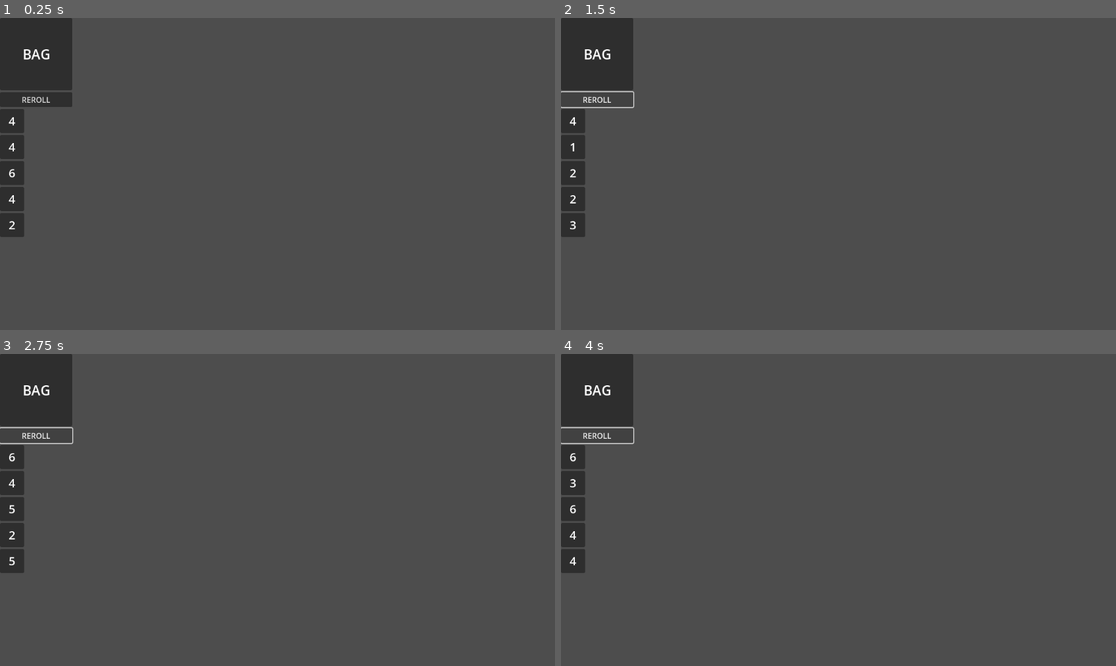
Above: before the commit, frames 1-4 (two rows, left to right).
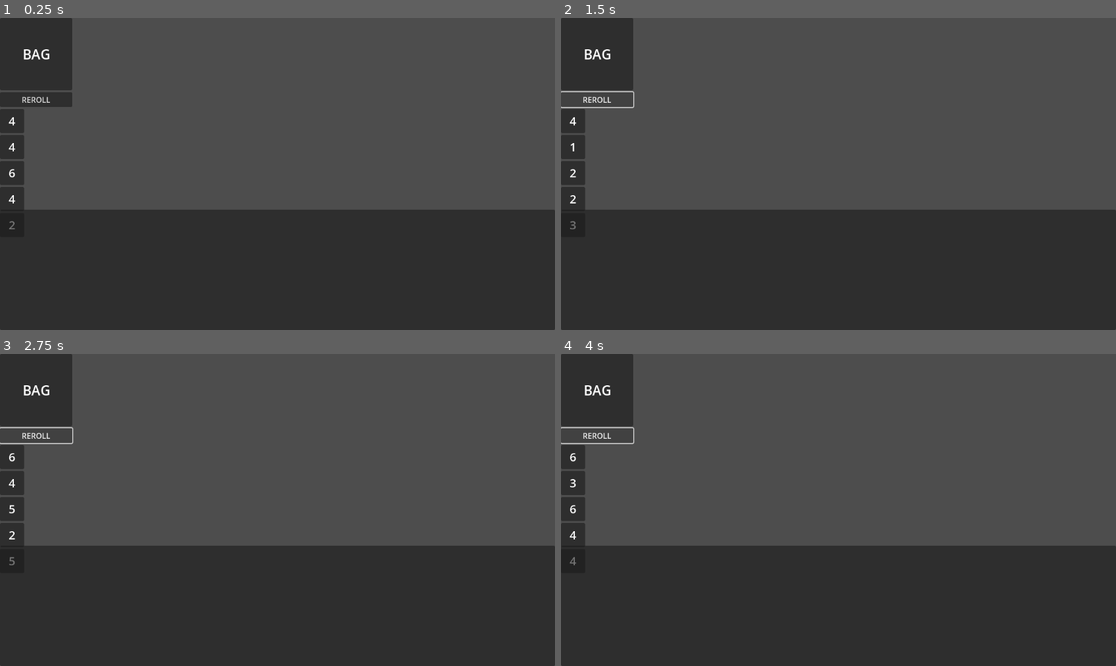
Above: after the commit, the same moments.

Repository: mikerobideau/codebreaker
Game: Godot game, scene res://object/round/round.tscn
Same seed, same stepped clock (60 frames per second), same inputs: the game is played once before the commit and once after it. The project has no main scene, so this scene is started directly.
Inputs:
- Up to frame 1 (0.25 s): no input
- Up to frame 2 (1.5 s): click "REROLL" at 0.5 s; click "REROLL" at 1.25 s
- Up to frame 3 (2.75 s): click "REROLL" at 2 s
- Up to frame 4 (4 s): tap Enter at 2.75 s; tap Space at 3.5 s

The runs differ from the first frame. In frame 1, 38% of the frame differs, in the area x 0-100%, y 61-100%; in frame 2, 38%; in frame 3, 38%; in frame 4, 38%.

Commit message:
interface

Diff:
--- /dev/null
+++ b/object/control_panel/control_panel.gd
@@ -0,0 +1,4 @@
+extends Panel
+class_name ControlPanel
+
+@onready var hbox = $HBox
--- /dev/null
+++ b/object/control_panel/control_panel.tscn
@@ -0,0 +1,24 @@
+[gd_scene load_steps=3 format=3 uid="uid://cjyaf3frsjbw6"]
+
+[ext_resource type="Script" path="res://object/control_panel/control_panel.gd" id="1_8gqte"]
+[ext_resource type="Script" path="res://object/control_panel/interface.gd" id="2_jsb22"]
+
+[node name="ControlPanel" type="Panel"]
+anchors_preset = 15
+anchor_right = 1.0
+anchor_bottom = 1.0
+grow_horizontal = 2
+grow_vertical = 2
+script = ExtResource("1_8gqte")
+
+[node name="HBox" type="HBoxContainer" parent="."]
+layout_mode = 1
+anchors_preset = 15
+anchor_right = 1.0
+anchor_bottom = 1.0
+grow_horizontal = 2
+grow_vertical = 2
+
+[node name="Interface" type="Panel" parent="HBox"]
+layout_mode = 2
+script = ExtResource("2_jsb22")
--- /dev/null
+++ b/object/control_panel/interface.gd
@@ -0,0 +1,10 @@
+extends Panel
+class_name Interface
+
+@onready var label = $Label
+
+func _ready() -> void:
+	pass
+
+func init(data: InterfaceData) -> void:
+	label.text = data.label
--- /dev/null
+++ b/object/control_panel/interface.tscn
@@ -0,0 +1,38 @@
+[gd_scene load_steps=2 format=3 uid="uid://d0gbafghgdn06"]
+
+[ext_resource type="Script" path="res://object/control_panel/interface.gd" id="1_jm4r5"]
+
+[node name="Interface" type="Panel"]
+custom_minimum_size = Vector2(120, 120)
+offset_right = 80.0
+offset_bottom = 80.0
+script = ExtResource("1_jm4r5")
+
+[node name="Panel" type="Panel" parent="."]
+custom_minimum_size = Vector2(50, 50)
+layout_mode = 1
+anchors_preset = 8
+anchor_left = 0.5
+anchor_top = 0.5
+anchor_right = 0.5
+anchor_bottom = 0.5
+offset_left = -20.0
+offset_top = -20.0
+offset_right = 20.0
+offset_bottom = 20.0
+grow_horizontal = 2
+grow_vertical = 2
+
+[node name="Label" type="Label" parent="."]
+layout_mode = 1
+anchors_preset = 7
+anchor_left = 0.5
+anchor_top = 1.0
+anchor_right = 0.5
+anchor_bottom = 1.0
+offset_left = -21.0
+offset_top = -23.0
+offset_right = 21.0
+grow_horizontal = 2
+grow_vertical = 0
+text = "Label"
--- /dev/null
+++ b/object/control_panel/interface_data.gd
@@ -0,0 +1,4 @@
+extends Resource
+class_name InterfaceData
+
+@export var label: String
--- a/object/round/dice_bag.gd
+++ b/object/dice/dice_bag.gd
@@ -1,7 +1,7 @@
 extends Panel
 class_name DiceBag
 
-var DieScene = preload("res://object/round/die.tscn")
+var DieScene = preload("res://object/dice/die.tscn")
 
 var dice: Array[Node]
 var DiceColor = DiceData.DiceColor
--- a/object/round/dice_bag.tscn
+++ b/object/dice/dice_bag.tscn
@@ -1,6 +1,6 @@
 [gd_scene load_steps=2 format=3 uid="uid://e6d46fjq45sf"]
 
-[ext_resource type="Script" path="res://object/round/dice_bag.gd" id="1_ejtw4"]
+[ext_resource type="Script" path="res://object/dice/dice_bag.gd" id="1_ejtw4"]
 
 [node name="DiceBag" type="Panel"]
 custom_minimum_size = Vector2(150, 150)
--- a/object/round/dice_stock.tscn
+++ b/object/dice/dice_stock.tscn
@@ -1,6 +1,6 @@
 [gd_scene load_steps=2 format=3 uid="uid://cxyt75n37qv52"]
 
-[ext_resource type="Script" path="res://object/round/dice_stock.gd" id="1_1vdmr"]
+[ext_resource type="Script" path="res://object/dice/dice_stock.gd" id="1_1vdmr"]
 
 [node name="DiceStock" type="Control"]
 custom_minimum_size = Vector2(150, 250)
--- a/object/round/die.tscn
+++ b/object/dice/die.tscn
@@ -1,6 +1,6 @@
 [gd_scene load_steps=2 format=3 uid="uid://c5prwguaw5qq4"]
 
-[ext_resource type="Script" path="res://object/round/die.gd" id="1_2kkwf"]
+[ext_resource type="Script" path="res://object/dice/die.gd" id="1_2kkwf"]
 
 [node name="Die" type="Panel"]
 custom_minimum_size = Vector2(50, 50)
--- a/object/round/round.tscn
+++ b/object/round/round.tscn
@@ -1,8 +1,9 @@
-[gd_scene load_steps=4 format=3 uid="uid://cohpsl8klcsfv"]
+[gd_scene load_steps=5 format=3 uid="uid://cohpsl8klcsfv"]
 
 [ext_resource type="Script" path="res://object/round/round.gd" id="1_scbqp"]
-[ext_resource type="PackedScene" uid="uid://e6d46fjq45sf" path="res://object/round/dice_bag.tscn" id="2_u5g0k"]
-[ext_resource type="PackedScene" uid="uid://cxyt75n37qv52" path="res://object/round/dice_stock.tscn" id="3_j46a8"]
+[ext_resource type="PackedScene" uid="uid://e6d46fjq45sf" path="res://object/dice/dice_bag.tscn" id="2_u5g0k"]
+[ext_resource type="PackedScene" uid="uid://cxyt75n37qv52" path="res://object/dice/dice_stock.tscn" id="3_j46a8"]
+[ext_resource type="PackedScene" uid="uid://cjyaf3frsjbw6" path="res://object/control_panel/control_panel.tscn" id="4_fs7hh"]
 
 [node name="Round" type="Control"]
 layout_mode = 3
@@ -29,4 +30,11 @@
 [node name="DiceStock" parent="DiceContainer" instance=ExtResource("3_j46a8")]
 layout_mode = 2
 
+[node name="ControlPanel" parent="." instance=ExtResource("4_fs7hh")]
+custom_minimum_size = Vector2(0, 250)
+layout_mode = 1
+anchors_preset = 12
+anchor_top = 1.0
+grow_vertical = 0
+
 [connection signal="pressed" from="DiceContainer/Reroll" to="." method="_on_reroll_pressed"]
Not shown, added: data/words/google-10000-english-no-swears.txt
Renamed: object/round/dice_data.gd -> object/dice/dice_data.gd
Renamed: object/round/dice_stock.gd -> object/dice/dice_stock.gd
Renamed: object/round/die.gd -> object/dice/die.gd
